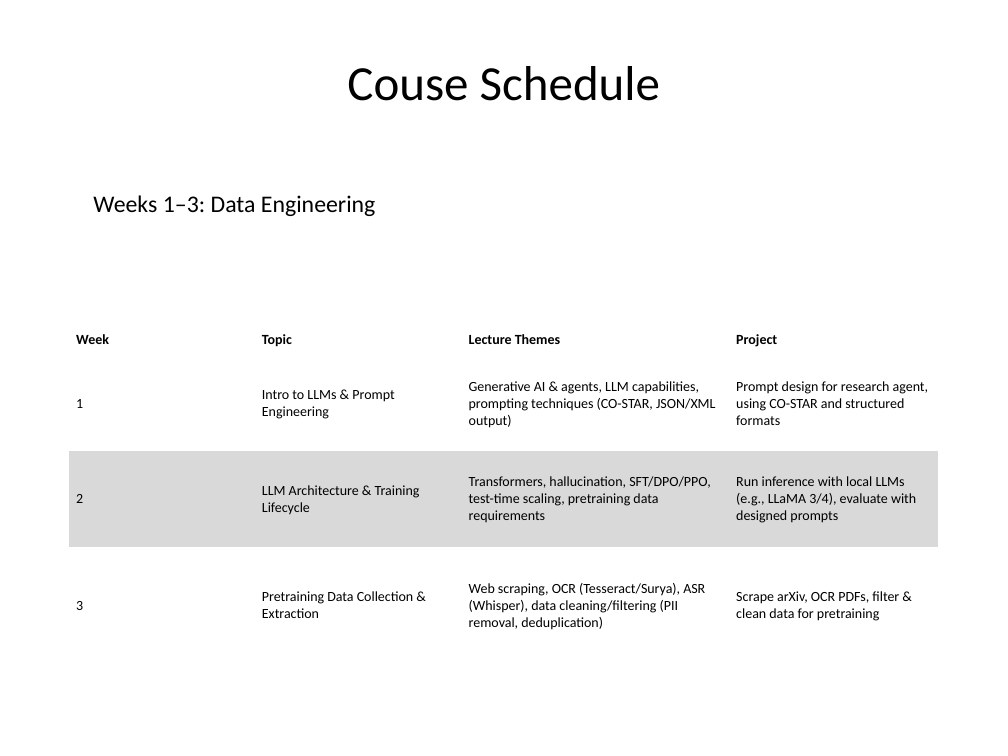
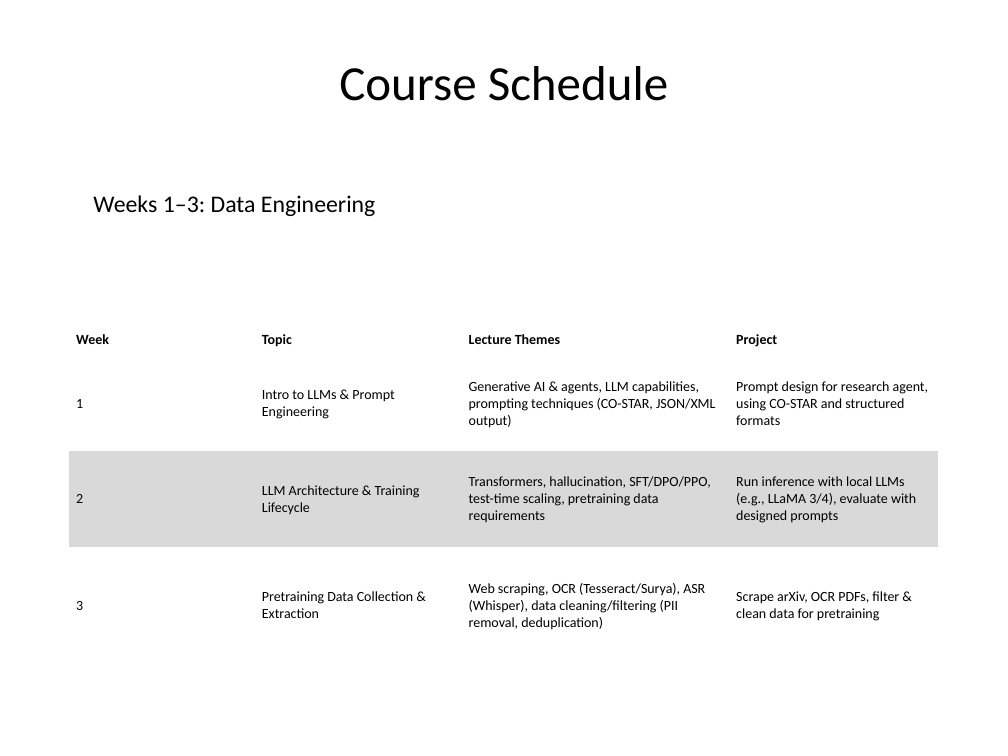
Before and after one commit to inference-ai-course/MLE_in_Gen_AI-Course, a slide deck: slide 3 of Class1/course_overview_presentation.pptx. Drawn at 1008x756 pixels with LibreOffice and Linux fonts; fonts in the diff are those of the drawing. Boxes give left, top, right and bottom in pixels: in the first picture for what was removed or moved away, otherwise in the second. Text is boxed around its words. In the diff, an @@ line names an element or a change of style, - is before the commit and + after.

Commit message:
add course schedule to course overview slides

```diff
--- a/Class1/course_overview_presentation.pptx
+++ b/Class1/course_overview_presentation.pptx
@@ title at (339, 66, 668, 101): text changed @@
-Couse Schedule
+Course Schedule
```
Also in this commit, not shown: 2 other slides changed.
